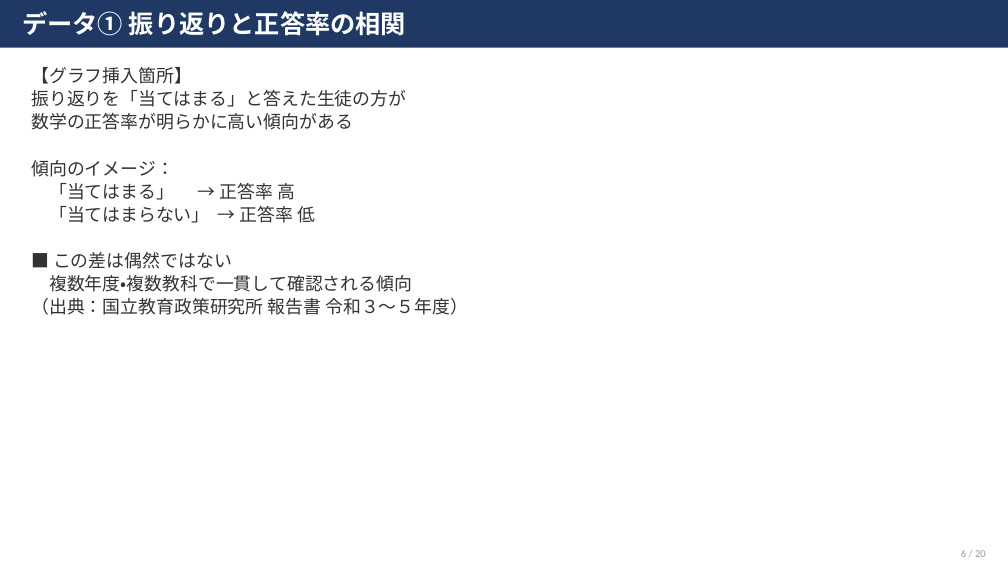
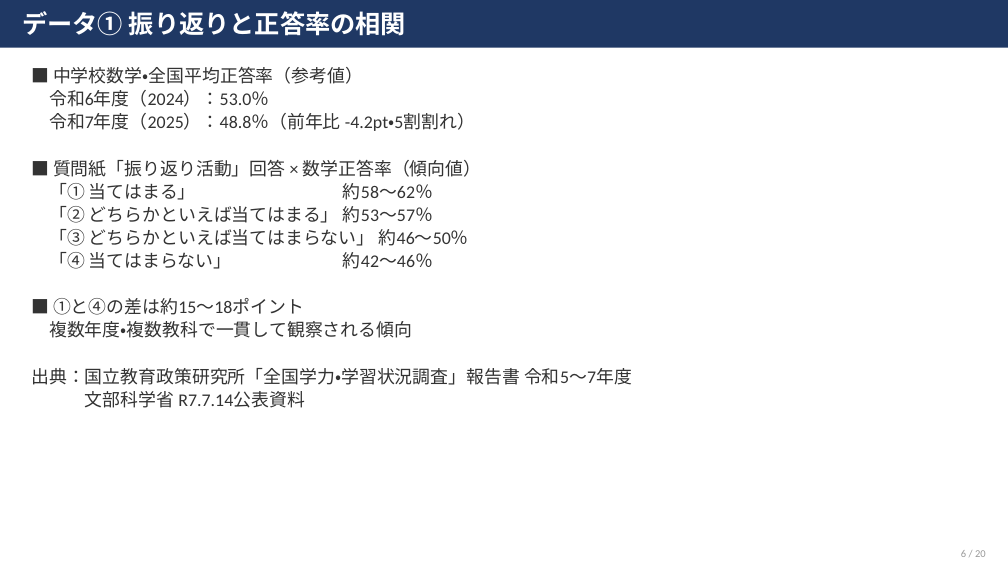
Before and after one commit to contynet730-star/con30, a slide deck: slide 6 of 振り返りの重要性_指導講評_修正版.pptx. Drawn at 1008x567 pixels with LibreOffice and Linux fonts; fonts in the diff are those of the drawing. Boxes give left, top, right and bottom in pixels: in the first picture for what was removed or moved away, otherwise in the second. Text is boxed around its words. In the diff, an @@ line names an element or a change of style, - is before the commit and + after.

```diff
--- a/振り返りの重要性_指導講評_修正版.pptx
+++ b/振り返りの重要性_指導講評_修正版.pptx
@@ text at [31,67,632,408]: text changed @@
-【グラフ挿入箇所】
-振り返りを「当てはまる」と答えた生徒の方が
-数学の正答率が明らかに高い傾向がある
-傾向のイメージ：
-「当てはまる」 → 正答率 高
-「当てはまらない」 → 正答率 低
-■ この差は偶然ではない
-複数年度・複数教科で一貫して確認される傾向
-（出典：国立教育政策研究所 報告書 令和３〜５年度）
+■ 中学校数学・全国平均正答率（参考値）
+令和6年度（2024）：53.0％
+令和7年度（2025）：48.8％（前年比 -4.2pt・5割割れ）
+■ 質問紙「振り返り活動」回答 × 数学正答率（傾向値）
+「① 当てはまる」 約58〜62％
+「② どちらかといえば当てはまる」 約53〜57％
+「③ どちらかといえば当てはまらない」 約46〜50％
+「④ 当てはまらない」 約42〜46％
+■ ①と④の差は約15〜18ポイント
+複数年度・複数教科で一貫して観察される傾向
+出典：国立教育政策研究所「全国学力・学習状況調査」報告書 令和5〜7年度
+文部科学省 R7.7.14公表資料
```
Also in this commit, not shown: 1 other slide changed, 1 other file.
